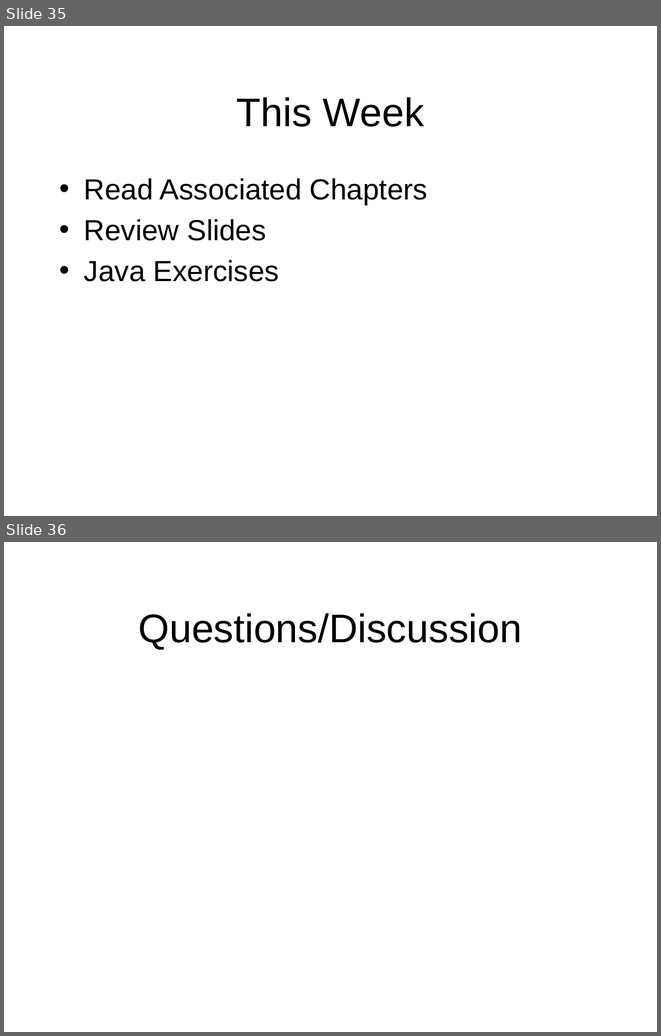
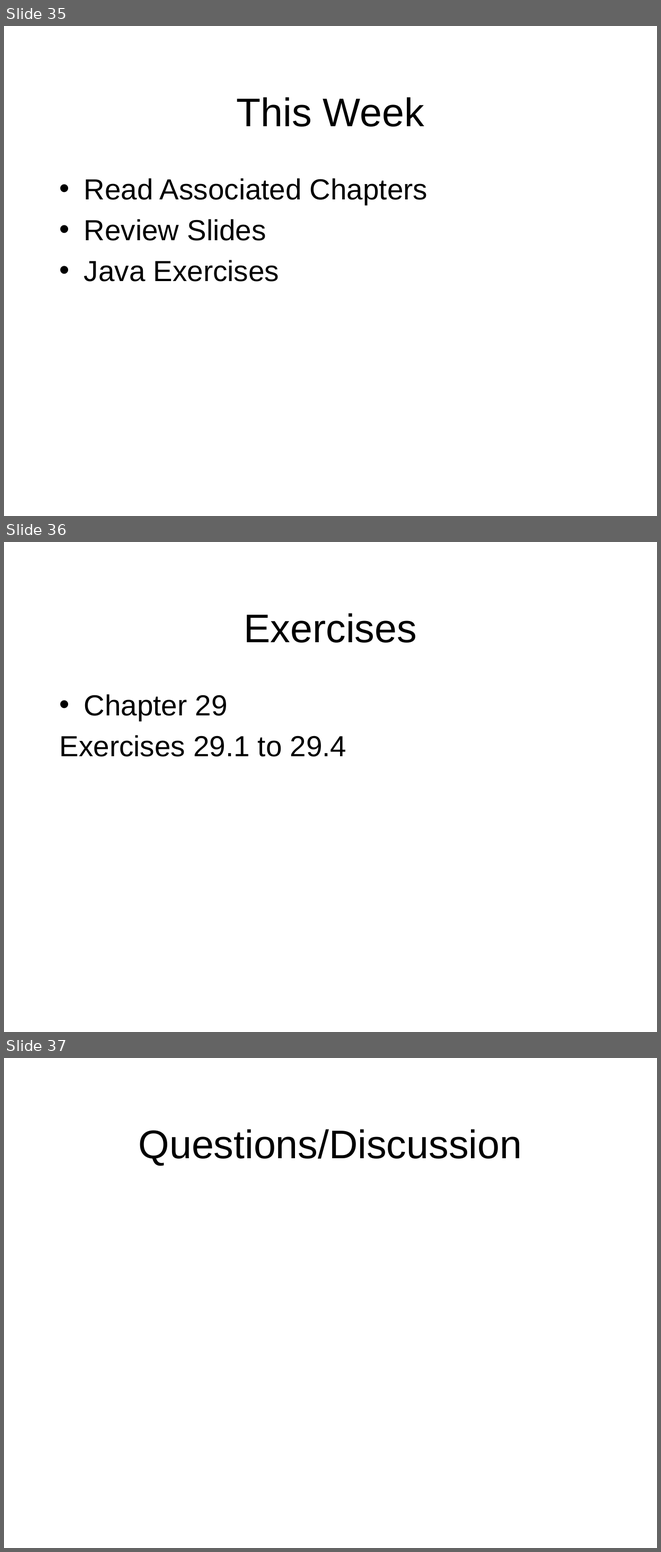
Before and after one commit to octaviordz/zjnu2017.github.io, a slide deck: OOP/lectures/100--Java.MultiThreading.pptx. Shown one above the other, each under a label of ours: slides 35 and 36 before the commit, slides 35, 36 and 37 after it. The pictures are 661x1036 and 661x1552 pixels, drawn with LibreOffice and Linux fonts; fonts in the diff are those of the drawing. Boxes give left, top, right and bottom in pixels: in the first picture for what was removed or moved away, otherwise in the second. Text is boxed around its words. In the diff, an @@ line names an element or a change of style, - is before the commit and + after.

```diff
--- a/OOP/lectures/100--Java.MultiThreading.pptx
+++ b/OOP/lectures/100--Java.MultiThreading.pptx
@@ slide 36 added at (x1=4, y1=542, x2=657, y2=1032), background #FFFFFF @@
@@ title added at (x1=244, y1=613, x2=417, y2=643), 44 pt, text #000000 @@
+Exercises
@@ text added at (x1=60, y1=694, x2=347, y2=757), 32 pt, text #000000 @@
+• Chapter 29
+Exercises 29.1 to 29.4
@@ what was slide 36 is now slide 37 @@
```
Also in this commit, not shown: 11 slides changed.
